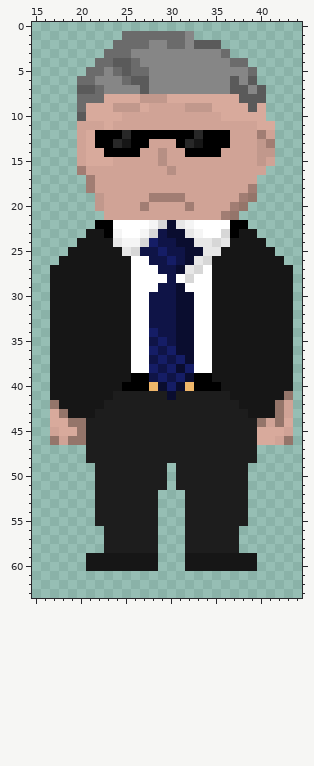
Pixel-art sprite, stored at assets/yakuza.png. Above is the file before it was changed.
The file is 64x64 pixels. Colours within 5 levels of each other are drawn and written as one. Shown: x 15..44, y 0..63.
Once edited:
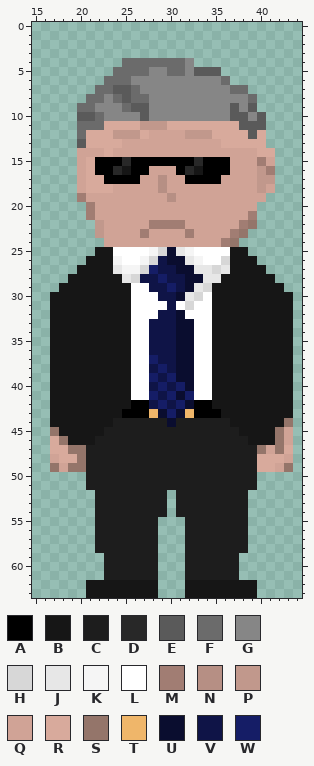
Palette (. is transparent): A #000000  B #161616  C #1d1d1d  D #282828  E #5a5a5a  F #6b6b6b  G #868686  H #d7d7d7  J #e7e7e7  K #f5f5f5  L #ffffff  M #a17d73  N #b68f84  P #c1988c  Q #d0a396  R #d8aa9c  S #94756a  T #efb66a  U #0a0d2f  V #0f1447  W #151d66
Message: yakuza char upd
Diff:
y 1: x 25..32 FFFFFFFG -> ........
y 2: x 24..35 FFFFGGFFGEEE -> ............
y 3: x 23..36 FFFGGGGGGGGGGF -> ..............
y 4: x 22..25 FFEE -> ...F; x 27..31 GGGGG -> FFFFF; x 33..38 GGGGFF -> ......
y 5: x 21..23 FFG -> ...; x 25 E -> F; x 30..31 GG -> FF; x 33..39 GGGGGGF -> EEE....
y 6: x 20..24 FFGGG -> ...FF; x 26..27 EE -> GG; x 36..39 GEGE -> F...
y 7: x 20..21 EE -> ..; x 23..27 GGGGE -> FEEFG; x 37..40 EEGE -> FF..
y 8: x 20 F -> .; x 23..40 RRRRPPPRRRRRRRREEE -> GFEFFGGGGGGGGGGGF.
y 9: x 21..38 RRRPPPRQQQQPPPRRRR -> FGGGFEEGGGGGGGGGEG; x 40 R -> .
y 10: x 21..40 RRRRQQQQQQQQQQQRRRRR -> EFGGGGEGGGGGGGGGEEGE
y 11: x 20..22 QQQ -> FFF; x 24..41 QQQQQQQQQQQQQQQQRR -> RRRPPPRRRRRRRREEE.
y 12: x 20 Q -> F; x 22..41 AAADAAAAAAADAAAQQQMQ -> RRPPPRQQQQPPPRRRRER.
y 13: x 20 Q -> E; x 22..27 AADBAA -> RRRQQQ; x 31..41 ADBAAAQQQPM -> QQQQQRRRRR.
y 14: x 21..26 RRAAAA -> QQRQQQ; x 29 N -> Q; x 32..35 AAAA -> QQQQ; x 40..41 PP -> RR
y 15: x 22..36 RRQQQQQNQQQQQQQ -> AAADAAAAAAADAAA; x 40 P -> M
y 16: x 20..27 MQQQQQQQ -> QRAADBAA; x 30..36 NQQQQQQ -> QADBAAA; x 40..41 Q. -> PM
y 17: x 20..26 .MQQQQQ -> QRRAAAA; x 29 Q -> N; x 32..35 QQQQ -> AAAA; x 40..41 .. -> PP
y 18: x 20..23 .MQQ -> QRRR; x 29 Q -> N; x 39..41 M.. -> QPQ
y 19: x 20..22 ..P -> MQQ; x 28..31 MMMM -> QQNQ; x 38..40 MS. -> QQQ
y 20: x 21..22 .P -> MQ; x 27 M -> Q; x 32 M -> Q; x 37..39 MS. -> QQQ
y 21: x 21..22 .. -> MQ; x 36..39 MS.. -> QQQM
y 22: x 22..39 AALLLLKHUJKLLLLAA. -> PQQQQQMMMMQQQQQQMS
y 23: x 21..39 BBAKLLKHVUUJKLLHABB -> .PQQQQMQQQQMQQQQMS.
y 24: x 20..40 BBBBJKKHWVVUUJJHJBBBB -> ...QQQQQQQQQQQQQMS...
y 25: x 19..21 BBB -> ...; x 24..36 BJHVVWVVUUJJB -> LLLLKHUJKLLLL; x 39..41 BBB -> ...
y 26: x 18..20 BBB -> ...; x 24..25 BB -> KL; x 27..28 LV -> KH; x 30..36 WVUJHBB -> UUJKLLH; x 40..42 BBB -> ...
y 27: x 17..19 BBB -> ...; x 24..28 BBLLL -> JKKHW; x 32..36 JHLBB -> UJJHJ; x 41..43 BBB -> ...
y 28: x 17..18 BB -> ..; x 25..29 BLLLL -> JHVVW; x 31..35 LHLLB -> VUUJJ; x 42..43 BB -> ..
y 29: x 17 B -> .; x 28 L -> V; x 30..34 VULLL -> WVUJH; x 43 B -> .
y 30: x 28 V -> L; x 32..33 UL -> JH
y 31: x 28..29 VV -> LL; x 31..32 UU -> LH
y 32: x 28 V -> L; x 32 U -> L
y 34: x 28 W -> V
y 35: x 29 W -> V
y 36: x 28 W -> V; x 30 W -> V
y 37: x 28..29 VW -> WV; x 31 W -> U
y 38: x 28..30 WVW -> VWV; x 32 W -> U
y 39: x 26..31 AAVWVW -> LLWVWU; x 33..34 AA -> LL
y 40: x 25..35 AAATUWUTAAA -> BLLVWVWULLB
y 41: x 24..36 CCCCCCUCCCCCC -> BBLLWVWUWLLBB; x 43 S -> B
y 42: x 17 S -> B; x 23..37 CCCCCCCCCCCCCCC -> BBBAAVWVWUAABBB; x 42..43 SQ -> BB
y 43: x 17..18 RS -> BB; x 22..38 CCCCCCCCCCCCCCCCC -> BBBAAATUWUTAAABBB; x 42..43 SQ -> BB
y 44: x 17..23 RRSSCCC -> BBBBBBB; x 30 C -> U; x 37..43 CCCSQSR -> BBBBBBS
y 45: x 17..22 QRRSCC -> SBBBBB; x 38..42 CCRRR -> BBBBS
y 46: x 17..21 SQSSC -> RSBBB; x 39..43 CRRQS -> BBBSQ
y 47: x 17..20 .... -> RRSS; x 40..43 .... -> SQSR
y 48: x 17..20 .... -> QRRS; x 40..43 .... -> RRRQ
y 49: x 17..21 ..... -> SQSSC; x 30 . -> C; x 39..43 ..... -> CRRQS
y 50..51: x 21 . -> C; x 30 . -> C; x 39 . -> C
y 52..54: x 29 . -> C; x 31 . -> C
y 56..58: x 22 . -> C; x 38 . -> C
y 59..60: x 21..28 BBBBBBBB -> ..CCCCCC; x 32..39 BBBBBBBB -> CCCCCC..
y 61: x 23..28 ...... -> CCCCCC; x 32..37 ...... -> CCCCCC
y 62..63: x 21..28 ........ -> BBBBBBBB; x 32..39 ........ -> BBBBBBBB
Pixel boxes of the changes (left, top, right, bottom) in both pictures:
changed: (50, 31, 293, 598)
